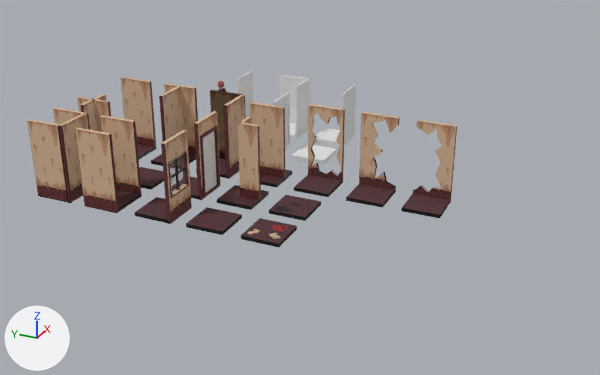
The Blender file Blender files/MotelTileset.blend, before and after one commit.
The view is the same before and after, from a camera (50 mm lens) standing at (-44.7, -24.9, 18.5) and looking at (-7.8, -8.3, 0.1). The lights are fixed; the arrows at lower left show +X, +Y and +Z.
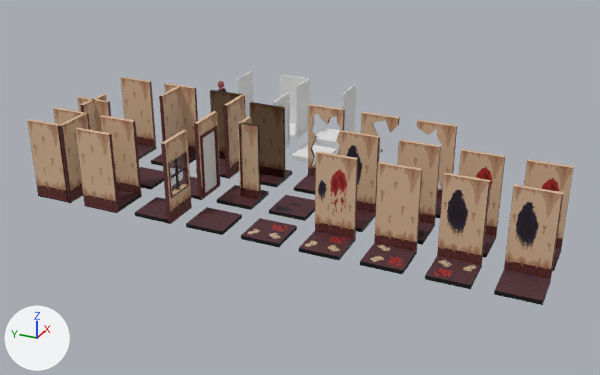
Where the newer file only moved an object's origin or applied its transform, the numbers keep the older frame.

What differs and where, as boxes (x1, y1, x2, y2) in the pictures (600 x 375 px):
'Hole Wall 1', added
    after: (494, 184, 564, 305)
'Hole Wall 2', added
    after: (425, 173, 491, 289)
'Wall 3', added
    after: (360, 162, 422, 274)
'Blood Wall 3', added
    after: (299, 151, 358, 261)
'Hole Wall 3', added (beige)
    after: (339, 130, 380, 232)
'Wall 2', added (beige)
    after: (397, 139, 441, 245)
'Blood Wall 2', added (beige)
    after: (459, 149, 505, 257)
'Blood Wall 1', added (beige)
    after: (524, 159, 574, 271)
part 1 of me_cube_043, added (brown)
    after: (240, 123, 261, 203)
part 2 of me_cube_043, built on
    before: (238, 123, 259, 174)
    after: (238, 122, 259, 199)
'Cube.021', unchanged, covered by the edit
    before: (346, 112, 400, 208)
    after: (361, 112, 400, 153)

The change, as a list of edits to the scene's bpy script:
```text
Change me_cube_043:
    remove me_cube_043.from_pydata(...)  # 30 vertices, 22 faces; spans x -1.0..1.0, y -1.0..1.0, z -0.11..4.11
    add me_cube_043.from_pydata(...)  # 45 vertices, 32 faces; spans x -1.0..1.0, y -1.0..1.0, z -0.11..4.11
    me_cube_043 part 1: a new loose piece, a box spanning x -0.1..0.1, y -1.0..0.0, z -0.11..4.11, in mat_alt_wall (picture img_moteltileset_two_png)
    me_cube_043 part 2: 4 vertices removed from x -0.1..0.1, y 0.1, z -0.11..4.11; 11 vertices added at x -0.1..0.0, y -0.1..0.0, z -0.11..4.11
Add ob_wall_3:
    ob_wall_3 = bpy.data.objects.new('Wall 3', me_cube_032)  # a box spanning x 0.9..1.1, y -1.0..1.0, z -0.11..4.11, material slot 0; a box spanning x -1.0..1.0, y -1.0..1.0, z -0.1..0.1, material slot 1; in mat_alt_wall_005 (picture img_moteltileset_two_png_006), mat_floor_015 (picture img_moteltileset_three_png_003)
    ob_wall_3.location = (-13.0, -15.0, 0.0)
Add ob_wall_2:
    ob_wall_2 = bpy.data.objects.new('Wall 2', me_cube_010)  # a box spanning x -1.0..1.0, y -1.0..1.0, z -0.1..0.1, material slot 0; a box spanning x -1.0..1.0, y -1.1..-0.9, z -0.11..4.11, material slot 1; in mat_floor_013 (picture img_moteltileset_four_png_003), mat_alt_wall_003 (picture img_moteltileset_two_png_004)
    ob_wall_2.location = (-10.0, -15.0, 0.0)
    ob_wall_2.rotation_euler = (0.0, 0.0, 1.571)  # degrees (0, 0, 90)
Add ob_hole_wall_3:
    ob_hole_wall_3 = bpy.data.objects.new('Hole Wall 3', me_cube_005)  # a box spanning x -1.0..1.0, y -1.0..1.0, z -0.1..0.1; a box spanning x 0.9..1.1, y -1.0..1.0, z -0.11..4.11; in mat_alt_wall_001 (picture img_moteltileset_four_png)
    ob_hole_wall_3.location = (-10.0, -12.0, 0.0)
Add ob_blood_wall_3:
    ob_blood_wall_3 = bpy.data.objects.new('Blood Wall 3', me_cube_006)  # a box spanning x -1.0..1.0, y -1.0..1.0, z -0.1..0.1; a box spanning x 0.9..1.1, y -1.0..1.0, z -0.11..4.11; in mat_alt_wall_002 (picture img_moteltileset_three_png)
    ob_blood_wall_3.location = (-13.0, -12.0, 0.0)
Add ob_blood_wall_2:
    ob_blood_wall_2 = bpy.data.objects.new('Blood Wall 2', me_cube_026)  # a box spanning x 0.9..1.1, y -1.0..1.0, z -0.11..4.11, material slot 0; a box spanning x -1.0..1.0, y -1.0..1.0, z -0.1..0.1, material slot 1; in mat_alt_wall_004 (picture img_moteltileset_three_png_002), mat_floor_014 (picture img_moteltileset_four_png_004)
    ob_blood_wall_2.location = (-10.0, -18.0, 0.0)
Add ob_hole_wall_2:
    ob_hole_wall_2 = bpy.data.objects.new('Hole Wall 2', me_cube_035)  # a box spanning x 0.9..1.1, y -1.0..1.0, z -0.11..4.11, material slot 0; a box spanning x -1.0..1.0, y -1.0..1.0, z -0.1..0.1, material slot 1; in mat_alt_wall_006 (picture img_moteltileset_four_png_005), mat_floor_016 (picture img_moteltileset_three_png_004)
    ob_hole_wall_2.location = (-13.0, -18.0, 0.0)
Add ob_blood_wall_1:
    ob_blood_wall_1 = bpy.data.objects.new('Blood Wall 1', me_cube_053)  # a box spanning x 0.9..1.1, y -1.0..1.0, z -0.11..4.11, material slot 0; a box spanning x -1.0..1.0, y -1.0..1.0, z -0.1..0.1, material slot 1; in mat_alt_wall_009 (picture img_moteltileset_three_png_005), mat_floor_018 (picture img_moteltileset_two_png_008)
    ob_blood_wall_1.location = (-10.0, -21.0, 0.0)
Add ob_hole_wall_1:
    ob_hole_wall_1 = bpy.data.objects.new('Hole Wall 1', me_cube_038)  # a box spanning x -1.0..1.0, y -1.0..1.0, z -0.1..0.1, material slot 0; a box spanning x 0.9..1.1, y -1.0..1.0, z -0.11..4.11, material slot 1; in mat_floor_017 (picture img_moteltileset_two_png_007), mat_alt_wall_010 (picture img_moteltileset_four_png_006)
    ob_hole_wall_1.location = (-13.0, -21.0, 0.0)
```
